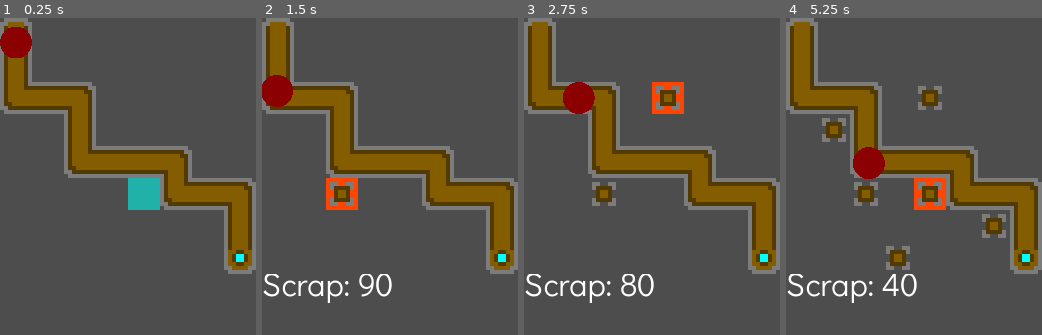
Above: before the commit, frames 1-4 (left to right).
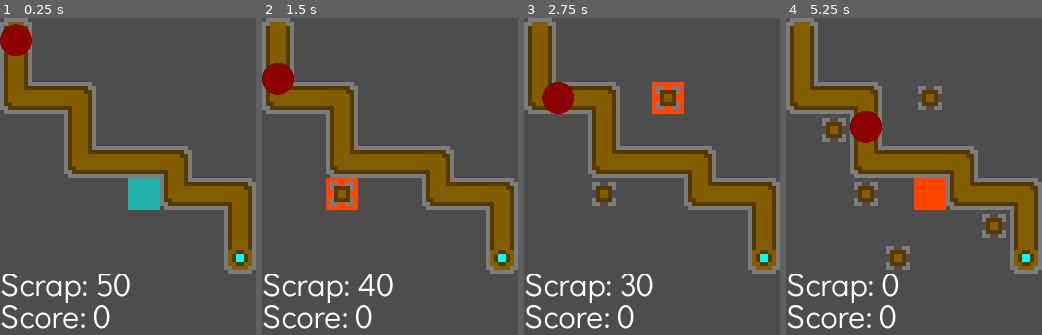
Above: after the commit, the same moments.

Repository: the-alex-g/LD53
Game: Godot game, scene res://main/main.tscn
Same seed, same stepped clock (60 frames per second), same inputs: the game is played once before the commit and once after it.
Inputs (mouse positions are in pixels of both pictures, inside the frame that each line leads up to):
- Up to frame 1 (0.25 s): no input
- Up to frame 2 (1.5 s): move the mouse to (446, 160) at 0.52 s; click (446, 160) at 0.6 s; move the mouse to (338, 195) at 1.27 s; click (338, 195) at 1.35 s
- Up to frame 3 (2.75 s): move the mouse to (677, 106) at 2.02 s; click (677, 106) at 2.1 s
- Up to frame 4 (5.25 s): move the mouse to (901, 243) at 2.77 s; click (901, 243) at 2.85 s; move the mouse to (990, 227) at 3.52 s; click (990, 227) at 3.6 s; move the mouse to (837, 128) at 4.27 s; click (837, 128) at 4.35 s; move the mouse to (926, 176) at 5.02 s; click (926, 176) at 5.1 s

The runs differ from the first frame. In frame 1, 2.3% of the frame differs, in the area x 0-51%, y 1-99%; in frame 2, 2.3%; in frame 3, 2.8%; in frame 4, 4.0%, in the area x 0-61%, y 29-99%.

Commit message:
Add score tracker

Diff:
--- a/project/enemy/enemy_explosion.gd
+++ b/project/enemy/enemy_explosion.gd
@@ -21,7 +21,7 @@
 
 
 func _process(delta:float)->void:
-	$CollisionShape2D.shape.radius = lerp(0.0, explosion_radius, _particles.lifetime / $LifeTimer.time_left)
+	$CollisionShape2D.shape.radius = clamp(lerp(explosion_radius, 0.0, $LifeTimer.time_left / _particles.lifetime), 0.0, explosion_radius)
 
 
 func _on_area_entered(area:Area2D)->void:
--- a/project/main/hud.gd
+++ b/project/main/hud.gd
@@ -1,7 +1,12 @@
 extends CanvasLayer
 
 @onready var _scrap_label : Label = $Control/ScrapLabel
+@onready var _score_label : Label = $Control/ScoreLabel
 
 
 func _on_main_update_scrap(value:int)->void:
 	_scrap_label.text = "Scrap: " + str(value)
+
+
+func _on_main_update_score(value:int)->void:
+	_score_label.text = "Score: " + str(value)
--- a/project/main/hud.tscn
+++ b/project/main/hud.tscn
@@ -21,6 +21,16 @@
 layout_mode = 1
 anchors_preset = 10
 anchor_right = 1.0
-offset_bottom = 9.0
+offset_bottom = 6.0
 grow_horizontal = 2
 clip_text = true
+
+[node name="ScoreLabel" type="Label" parent="Control"]
+layout_mode = 1
+anchors_preset = 12
+anchor_top = 1.0
+anchor_right = 1.0
+anchor_bottom = 1.0
+offset_top = -6.0
+grow_horizontal = 2
+grow_vertical = 0
--- a/project/main/main.gd
+++ b/project/main/main.gd
@@ -1,6 +1,7 @@
 extends Node2D
 
 signal update_scrap(value)
+signal update_score(value)
 
 const MAP_SIZE := 8
 const TILE_SIZE := 8
@@ -8,9 +9,10 @@
 var _unit_path_points : PackedVector2Array = []
 var _unit_tower_positions : PackedVector2Array = []
 var _can_place := false
-var _enemies_created := 10
-var _scrap := 100 : set = _set_scrap
+var _enemies_created := 0
+var _scrap := 50 : set = _set_scrap
 var _tower_cost := 10
+var _score := 0 : set = _set_score
 
 @onready var _enemy_path : Path2D = $EnemyPath
 @onready var _tilemap : TileMap = $TileMap
@@ -19,8 +21,7 @@
 
 func _ready()->void:
 	randomize()
-	_generate_enemy_path()
-	_create_enemy()
+	_start_game()
 
 
 func _process(_delta:float)->void:
@@ -38,6 +39,13 @@
 		_tower_placement.modulate = Color.LIGHT_SEA_GREEN if _can_place else Color.ORANGE_RED
 	else:
 		_tower_placement.modulate = Color(1.0, 1.0, 1.0, 0.0)
+
+
+func _start_game()->void:
+	_generate_enemy_path()
+	_create_enemy()
+	_set_score(0)
+	_set_scrap(50)
 
 
 func _generate_enemy_path()->void:
@@ -65,6 +73,7 @@
 func _create_enemy(upgrades := 0)->void:
 	if upgrades > 0:
 		_set_scrap(_scrap + upgrades * 5)
+		_set_score(_score + upgrades)
 
 	var handle := PathFollow2D.new()
 	_enemy_path.add_child(handle)
@@ -106,3 +115,8 @@
 func _set_scrap(value:int)->void:
 	_scrap = value
 	emit_signal("update_scrap", value)
+
+
+func _set_score(value:int)->void:
+	_score = value
+	emit_signal("update_score", value)
--- a/project/main/main.tscn
+++ b/project/main/main.tscn
@@ -64,4 +64,5 @@
 
 [node name="HUD" parent="." instance=ExtResource("4_d5w23")]
 
+[connection signal="update_score" from="." to="HUD" method="_on_main_update_score"]
 [connection signal="update_scrap" from="." to="HUD" method="_on_main_update_scrap"]
